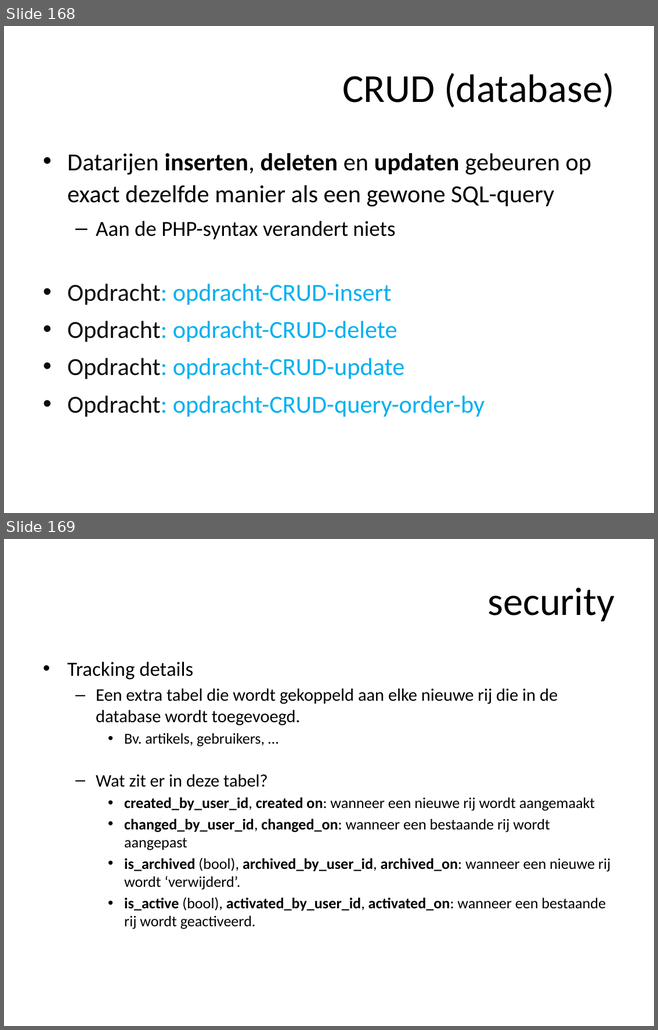
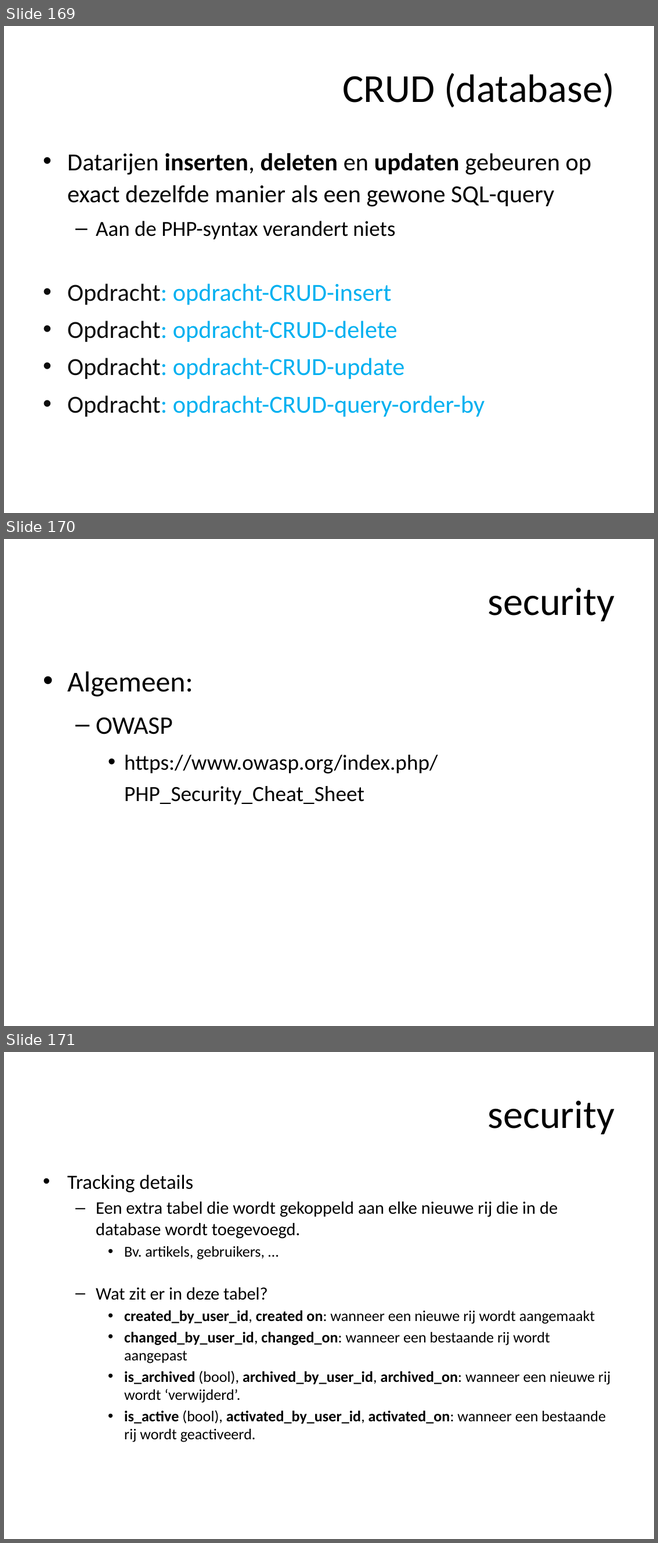
Before and after one commit to ajkea/web-backend-1, a slide deck: public/cursus/web-backend-cursus.pptx. Shown one above the other, each under a label of ours: slides 168 and 169 before the commit, slides 169, 170 and 171 after it. The pictures are 658x1030 and 658x1543 pixels, drawn with LibreOffice and Linux fonts; fonts in the diff are those of the drawing. Boxes give left, top, right and bottom in pixels: in the first picture for what was removed or moved away, otherwise in the second. Text is boxed around its words. In the diff, an @@ line names an element or a change of style, - is before the commit and + after.

```diff
--- a/public/cursus/web-backend-cursus.pptx
+++ b/public/cursus/web-backend-cursus.pptx
@@ slide 170 added at [4,539,654,1026], background #FFFFFF @@
@@ title added at [487,588,614,621], 44 pt, text #000000 @@
+security
@@ text added at [67,671,437,805], 24 pt, text #000000 @@
+• Algemeen:
+  – OWASP
+    • https://www.owasp.org/index.php/PHP_Security_Cheat_Sheet
@@ what was slide 168 is now slide 169 @@
@@ what was slide 169 is now slide 171 @@
```
Also in this commit, not shown: 1 slide changed, 2 other slides added, 3 other files.
